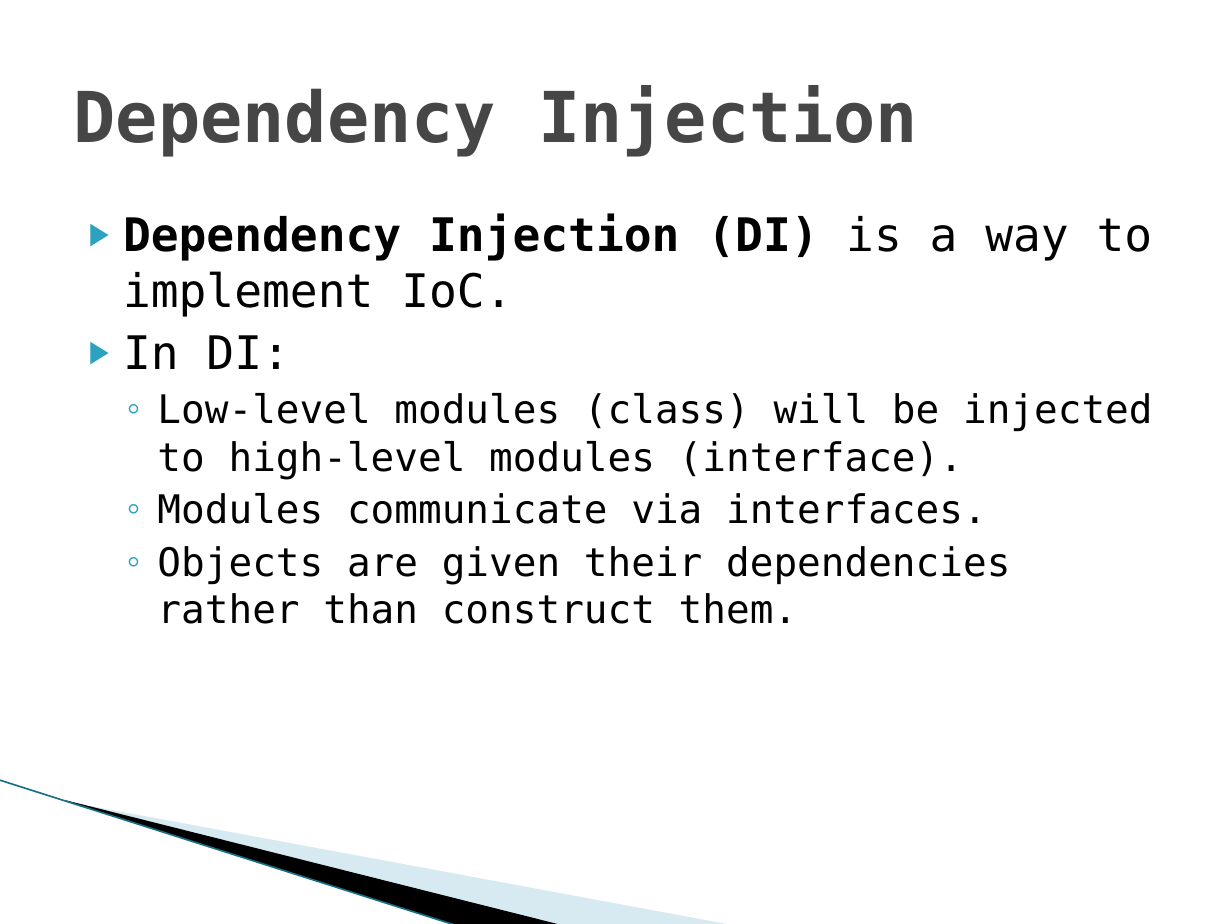
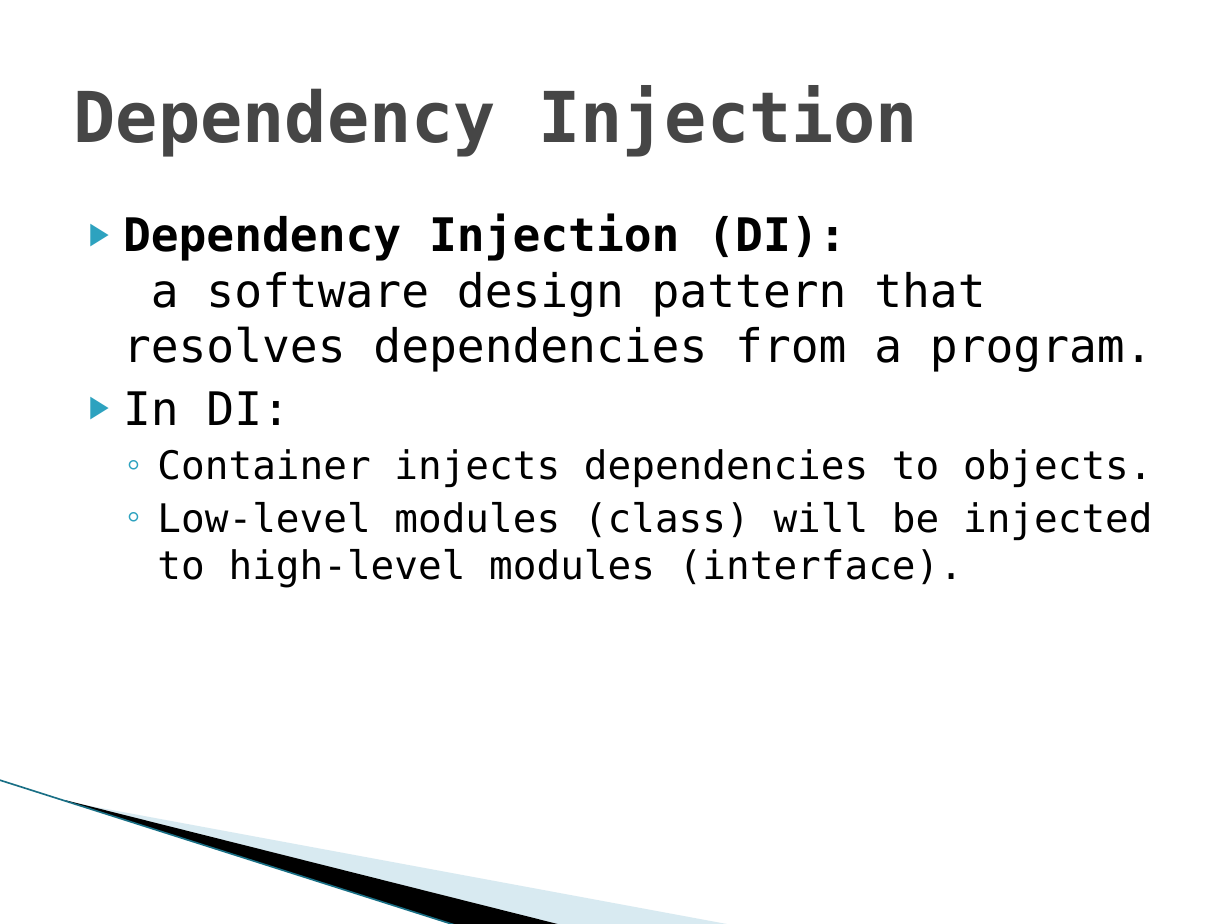
Before and after one commit to PusHGoD/DemoSpring, a slide deck: slide 9 of Spring.pptx (slide 8 before the commit). Drawn at 1232x924 pixels with LibreOffice and Linux fonts; fonts in the diff are those of the drawing; background and template pictures are left out. Boxes give left, top, right and bottom in pixels: in the first picture for what was removed or moved away, otherwise in the second. Text is boxed around its words. In the diff, an @@ line names an element or a change of style, - is before the commit and + after.

```diff
--- a/Spring.pptx
+++ b/Spring.pptx
@@ text at box(123, 214, 1153, 372): text changed; bold off @@
-▶ Dependency Injection (DI) is a way to implement IoC.
+▶ Dependency Injection (DI): a software design pattern that resolves dependencies from a program.
@@ text at box(157, 449, 1153, 488): paragraph added @@
+  ◦ Container injects dependencies to objects.
@@ text at box(157, 493, 1010, 624): paragraphs removed @@
-  ◦ Modules communicate via interfaces.
-  ◦ Objects are given their dependencies rather than construct them.
```
Also in this commit, not shown: 6 other slides changed, 6 slides added, 6 slides removed.
